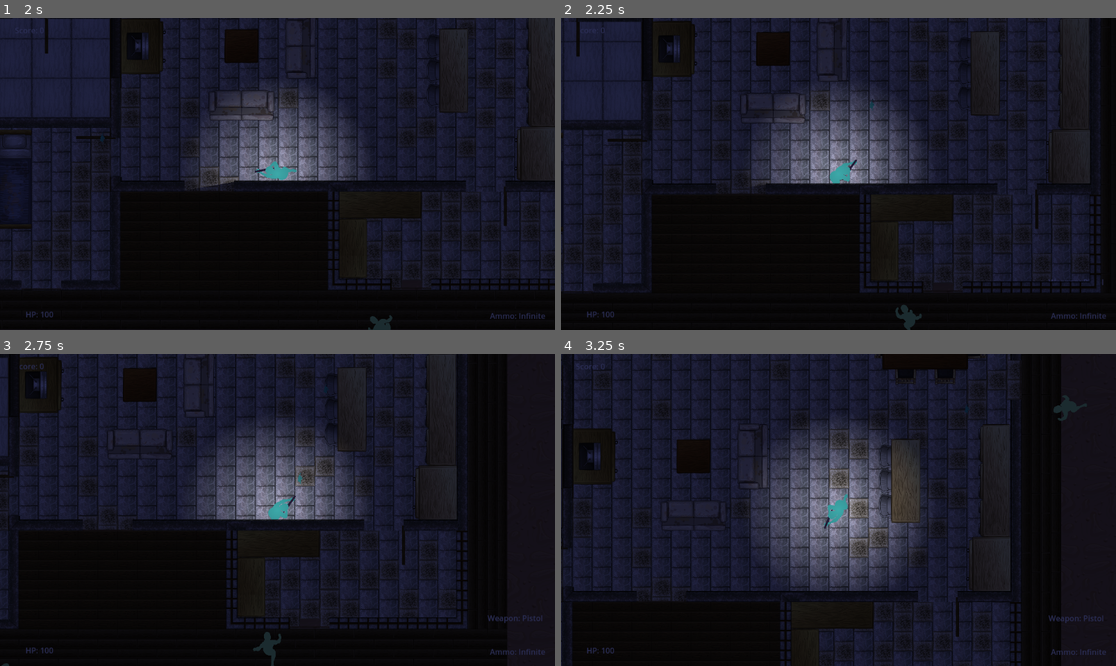
Above: before the commit, frames 1-4 (two rows, left to right).
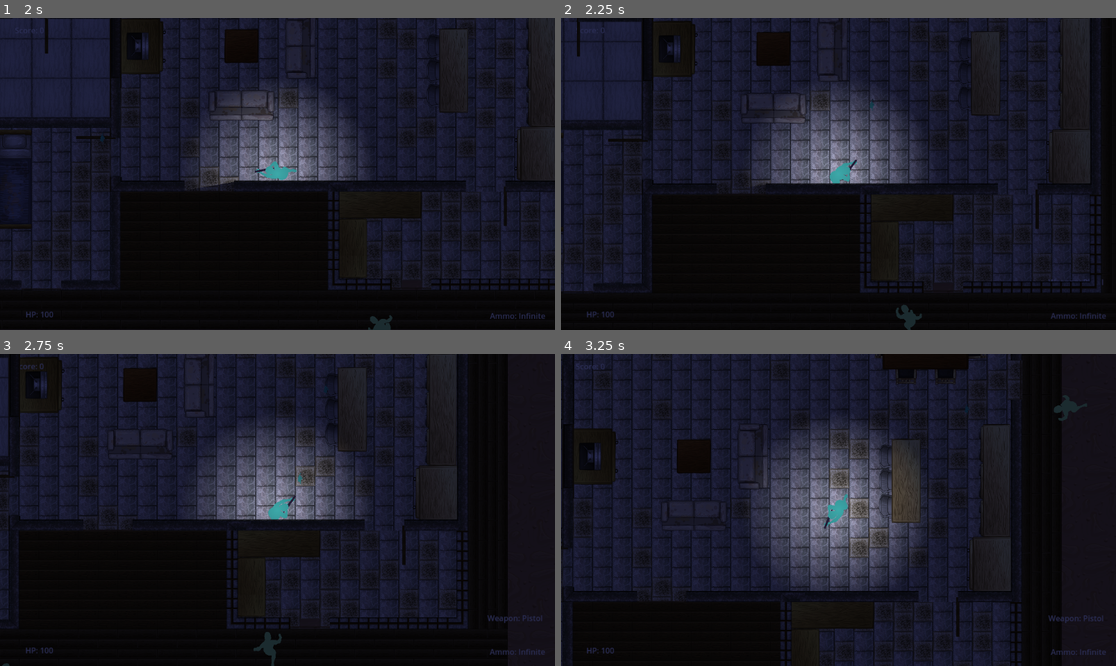
Above: after the commit, the same moments.

Repository: ajaparicio36/infection-invasion
Game: Godot game, scene res://scenes/world.tscn
The game is run twice, just before and just after one commit, with the same random seed, the same clock (stepped at 60 frames per second) and the same inputs.
Inputs (mouse positions are in pixels of both pictures, inside the frame that each line leads up to):
- Up to frame 1 (2 s): move the mouse to (399, 158) at 0.52 s; hold D (right) 0.53-1.28 s; hold E (melee) 0.53-1.28 s; tap Shift (run) at 0.8, 1.35 s; tap Enter at 1.25 s; move the mouse to (166, 189) at 1.27 s; hold S (down) from 1.28 s (still down); click (166, 189) at 1.55 s
- Up to frame 2 (2.25 s): move the mouse to (894, 105) at 2.02 s; release S (down) at 2.03 s; press the mouse at (894, 105) at 2.03 s; hold D (right) from 2.03 s (still down)
- Up to frame 3 (2.75 s): keep holding D (right); tap E (melee) at 2.3 s
- Up to frame 4 (3.25 s): move the mouse to (810, 572) at 2.77 s; release D (right) at 2.78 s; release the mouse at (810, 572) at 2.78 s; hold W (up) from 2.78 s (still down); tap E (melee) at 2.85 s; tap Shift (run) at 3.05 s

Frame 1 is identical in both runs. In frame 2, 0.4% of the frame differs, in the area x 0-97%, y 0-98%; in frame 3, 0.4%; in frame 4, 0.7%, in the area x 1-91%, y 0-100%.

Commit message:
add zombie deal damage to player

Diff:
--- a/scenes/barrier.tscn
+++ b/scenes/barrier.tscn
@@ -32,6 +32,7 @@
 [node name="CollisionShape2D" type="CollisionShape2D" parent="StaticBody2D" groups=["barrier_area"]]
 position = Vector2(0, 27)
 shape = SubResource("RectangleShape2D_86cmi")
+disabled = true
 
 [node name="AnimatedSprite2D" type="AnimatedSprite2D" parent="."]
 sprite_frames = SubResource("SpriteFrames_dmefs")
--- a/scenes/enemy.tscn
+++ b/scenes/enemy.tscn
@@ -1,7 +1,76 @@
-[gd_scene load_steps=18 format=3 uid="uid://cden2kt0quly0"]
+[gd_scene load_steps=37 format=3 uid="uid://cden2kt0quly0"]
 
 [ext_resource type="Texture2D" uid="uid://bfhdni5qmgn8i" path="res://assets/zombie-walking.png" id="1_5mjgh"]
 [ext_resource type="Script" path="res://scripts/enemy.gd" id="1_pwa68"]
+[ext_resource type="Texture2D" uid="uid://beb5ctag88oxs" path="res://assets/zombie-attacking.png" id="2_tu81e"]
+
+[sub_resource type="AtlasTexture" id="AtlasTexture_k0lxw"]
+atlas = ExtResource("2_tu81e")
+region = Rect2(0, 0, 313, 374)
+
+[sub_resource type="AtlasTexture" id="AtlasTexture_gtqb0"]
+atlas = ExtResource("2_tu81e")
+region = Rect2(313, 0, 313, 374)
+
+[sub_resource type="AtlasTexture" id="AtlasTexture_ig5w8"]
+atlas = ExtResource("2_tu81e")
+region = Rect2(626, 0, 313, 374)
+
+[sub_resource type="AtlasTexture" id="AtlasTexture_aerh6"]
+atlas = ExtResource("2_tu81e")
+region = Rect2(939, 0, 313, 374)
+
+[sub_resource type="AtlasTexture" id="AtlasTexture_6q60h"]
+atlas = ExtResource("2_tu81e")
+region = Rect2(1252, 0, 313, 374)
+
+[sub_resource type="AtlasTexture" id="AtlasTexture_fp5ld"]
+atlas = ExtResource("2_tu81e")
+region = Rect2(1565, 0, 313, 374)
+
+[sub_resource type="AtlasTexture" id="AtlasTexture_dcqoc"]
+atlas = ExtResource("2_tu81e")
+region = Rect2(1878, 0, 313, 374)
+
+[sub_resource type="AtlasTexture" id="AtlasTexture_my2fu"]
+atlas = ExtResource("2_tu81e")
+region = Rect2(2191, 0, 313, 374)
+
+[sub_resource type="AtlasTexture" id="AtlasTexture_4yhl2"]
+atlas = ExtResource("2_tu81e")
+region = Rect2(2504, 0, 313, 374)
+
+[sub_resource type="AtlasTexture" id="AtlasTexture_t2cm7"]
+atlas = ExtResource("2_tu81e")
+region = Rect2(2817, 0, 313, 374)
+
+[sub_resource type="AtlasTexture" id="AtlasTexture_5hdo0"]
+atlas = ExtResource("2_tu81e")
+region = Rect2(3130, 0, 313, 374)
+
+[sub_resource type="AtlasTexture" id="AtlasTexture_ea3ew"]
+atlas = ExtResource("2_tu81e")
+region = Rect2(3443, 0, 313, 374)
+
+[sub_resource type="AtlasTexture" id="AtlasTexture_wxgi4"]
+atlas = ExtResource("2_tu81e")
+region = Rect2(3756, 0, 313, 374)
+
+[sub_resource type="AtlasTexture" id="AtlasTexture_0n6l2"]
+atlas = ExtResource("2_tu81e")
+region = Rect2(4069, 0, 313, 374)
+
+[sub_resource type="AtlasTexture" id="AtlasTexture_qhw44"]
+atlas = ExtResource("2_tu81e")
+region = Rect2(4382, 0, 313, 374)
+
+[sub_resource type="AtlasTexture" id="AtlasTexture_i6cfc"]
+atlas = ExtResource("2_tu81e")
+region = Rect2(4695, 0, 313, 374)
+
+[sub_resource type="AtlasTexture" id="AtlasTexture_47x3v"]
+atlas = ExtResource("2_tu81e")
+region = Rect2(5008, 0, 313, 374)
 
 [sub_resource type="AtlasTexture" id="AtlasTexture_frkq0"]
 atlas = ExtResource("1_5mjgh")
@@ -53,6 +122,62 @@
 
 [sub_resource type="SpriteFrames" id="SpriteFrames_5yyk1"]
 animations = [{
+"frames": [{
+"duration": 1.0,
+"texture": SubResource("AtlasTexture_k0lxw")
+}, {
+"duration": 1.0,
+"texture": SubResource("AtlasTexture_gtqb0")
+}, {
+"duration": 1.0,
+"texture": SubResource("AtlasTexture_ig5w8")
+}, {
+"duration": 1.0,
+"texture": SubResource("AtlasTexture_aerh6")
+}, {
+"duration": 1.0,
+"texture": SubResource("AtlasTexture_6q60h")
+}, {
+"duration": 1.0,
+"texture": SubResource("AtlasTexture_fp5ld")
+}, {
+"duration": 1.0,
+"texture": SubResource("AtlasTexture_dcqoc")
+}, {
+"duration": 1.0,
+"texture": SubResource("AtlasTexture_my2fu")
+}, {
+"duration": 1.0,
+"texture": SubResource("AtlasTexture_4yhl2")
+}, {
+"duration": 1.0,
+"texture": SubResource("AtlasTexture_t2cm7")
+}, {
+"duration": 1.0,
+"texture": SubResource("AtlasTexture_5hdo0")
+}, {
+"duration": 1.0,
+"texture": SubResource("AtlasTexture_ea3ew")
+}, {
+"duration": 1.0,
+"texture": SubResource("AtlasTexture_wxgi4")
+}, {
+"duration": 1.0,
+"texture": SubResource("AtlasTexture_0n6l2")
+}, {
+"duration": 1.0,
+"texture": SubResource("AtlasTexture_qhw44")
+}, {
+"duration": 1.0,
+"texture": SubResource("AtlasTexture_i6cfc")
+}, {
+"duration": 1.0,
+"texture": SubResource("AtlasTexture_47x3v")
+}],
+"loop": true,
+"name": &"attack",
+"speed": 5.0
+}, {
 "frames": [{
 "duration": 1.0,
 "texture": SubResource("AtlasTexture_frkq0")
@@ -107,6 +232,9 @@
 [sub_resource type="CircleShape2D" id="CircleShape2D_0cfjm"]
 radius = 130.553
 
+[sub_resource type="CircleShape2D" id="CircleShape2D_wbvhb"]
+radius = 162.499
+
 [node name="Enemy" type="CharacterBody2D"]
 position = Vector2(1, 3)
 scale = Vector2(0.240001, 0.240001)
@@ -116,7 +244,7 @@
 position = Vector2(-33.3332, -16.6666)
 rotation = 1.56881
 sprite_frames = SubResource("SpriteFrames_5yyk1")
-animation = &"walking"
+animation = &"attack"
 
 [node name="Area2D" type="Area2D" parent="." groups=["enemy"]]
 
@@ -127,3 +255,11 @@
 [node name="CollisionShape2D" type="CollisionShape2D" parent="."]
 position = Vector2(-3, -13)
 shape = SubResource("CircleShape2D_0cfjm")
+
+[node name="ZombieDamageArea" type="Area2D" parent="."]
+
+[node name="CollisionShape2D" type="CollisionShape2D" parent="ZombieDamageArea"]
+position = Vector2(-4.16665, -12.4999)
+shape = SubResource("CircleShape2D_wbvhb")
+
+[connection signal="area_entered" from="ZombieDamageArea" to="." method="_on_zombie_damage_area_area_entered"]
--- a/scripts/enemy.gd
+++ b/scripts/enemy.gd
@@ -1,10 +1,14 @@
 extends CharacterBody2D
+
+class_name zombie
 
 const SPEED = 100
 var hp = 100
 var enemy_id: int
 var can_attack = true
 var attack_timer = Timer.new()
+var damage_to_deal = 20
+var is_dealing_damage: bool
 @onready var animated_sprite = $AnimatedSprite2D
 
 signal get_damage(enemy_id: int, current_hp: int)
@@ -47,19 +51,33 @@
 		print("Warning: Mismatched enemy ID. Expected " + str(enemy_id) + ", got " + str(hit_enemy_id))
 
 func _process(delta):
-	if hp > 0:
+	Globals.zombieDamageAmount = damage_to_deal
+	Globals.zombieDamageZone = $ZombieDamageArea
+
+	if hp > 0 and Globals.playerAlive:
 		look_at(Globals.player_pos)
 
 func _physics_process(_delta: float) -> void:
-	if hp > 0:
-		rotate(PI/2)
-		var player_pos = Globals.player_pos
-		var direction = (player_pos - global_position).normalized()
-		velocity = direction * SPEED
+	if Globals.playerAlive:
+		if hp > 0:
+			rotate(PI/2)
+			var player_pos = Globals.player_pos
+			var direction = (player_pos - global_position).normalized()
+			velocity = direction * SPEED
 
-		if velocity != Vector2.ZERO:
-			animated_sprite.play("walking")
-		else:
-			animated_sprite.play("idle")
+			if velocity != Vector2.ZERO:
+				animated_sprite.play("walking")
+			elif is_dealing_damage:
+				velocity = Vector2.ZERO
+				animated_sprite.play("attack")
+		move_and_slide()
+	else:
+		await get_tree().create_timer(2.0).timeout
+		animated_sprite.play("idle")
 
-		move_and_slide()
+
+
+func _on_zombie_damage_area_area_entered(area):
+	if area == Globals.playerHitbox:
+		is_dealing_damage = true
+		await get_tree().create_timer(1.0).timeout
--- a/scripts/globals.gd
+++ b/scripts/globals.gd
@@ -1,6 +1,11 @@
 extends Node
 
+var playerAlive: bool
 var player_pos: Vector2
+var playerHitbox: Area2D
 
 var current_wave: int
 var moving_to_next_wave: bool
+
+var zombieDamageZone: Area2D
+var zombieDamageAmount: int
--- a/scripts/hud.gd
+++ b/scripts/hud.gd
@@ -40,5 +40,5 @@
 	update_hud(hp, weapon, ammo, score)
 
 func _process(delta):
-	if camera:
+	if camera and Globals.playerAlive:
 		global_position = camera.get_screen_center_position() - get_viewport_rect().size / 2
--- a/scripts/player.gd
+++ b/scripts/player.gd
@@ -1,33 +1,79 @@
 extends CharacterBody2D
 
 var SPEED = 300.0
+var hp = 100
+var max_hp = 100
+var min_hp = 0
+var can_take_damage: bool
+var dead: bool
 
 @onready var animated_sprite = $AnimatedSprite2D
 
+func _ready():
+	dead = false
+	can_take_damage = true
+	Globals.playerAlive = true
+
 func _physics_process(_delta):
-	velocity = Vector2.ZERO
-	if Input.is_action_pressed("up"):
-		velocity.y -= SPEED
-	if Input.is_action_pressed("down"):
-		velocity.y += SPEED
-	if Input.is_action_pressed("left"):
-		velocity.x -= SPEED
-	if Input.is_action_pressed("right"):
-		velocity.x += SPEED
-	if Input.is_action_pressed("run"):
-		SPEED = 500
-	else:
-		SPEED = 300
-	velocity = velocity.normalized() * SPEED
+	Globals.playerHitbox = $Area2D
+	if !dead:
+		velocity = Vector2.ZERO
+		if Input.is_action_pressed("up"):
+			velocity.y -= SPEED
+		if Input.is_action_pressed("down"):
+			velocity.y += SPEED
+		if Input.is_action_pressed("left"):
+			velocity.x -= SPEED
+		if Input.is_action_pressed("right"):
+			velocity.x += SPEED
+		if Input.is_action_pressed("run"):
+			SPEED = 500
+		else:
+			SPEED = 300
+		velocity = velocity.normalized() * SPEED
 
-	if velocity != Vector2.ZERO:
-		animated_sprite.play("walking")
-	elif Input.is_action_pressed("melee"):
-		animated_sprite.play("shooting")
-	else:
-		animated_sprite.play("idle")
+		if velocity != Vector2.ZERO:
+			animated_sprite.play("walking")
+		elif Input.is_action_pressed("melee"):
+			animated_sprite.play("shooting")
+		else:
+			animated_sprite.play("idle")
 
-	look_at(get_global_mouse_position())
-	rotate(PI/2)
+		look_at(get_global_mouse_position())
+		rotate(PI/2)
+		check_hitbox()
 	move_and_slide();
 	Globals.player_pos = global_position
+
+func check_hitbox():
+	var hitbox_areas = $Area2D.get_overlapping_areas()
+	var damage: int
+	if hitbox_areas:
+		var hitbox = hitbox_areas.front()
+		if hitbox.get_parent() is zombie:
+			damage = Globals.zombieDamageAmount
+
+	if can_take_damage:
+		take_damage(damage)
+
+func take_damage(damage):
+	if damage != 0:
+		if hp > 0:
+			hp -= damage
+			print("player hp: ", hp)
+			if hp <= 0:
+				hp = 0
+				dead = true
+				Globals.playerAlive = false
+				# handle game over or death animation; sample:
+				handle_death()
+			take_damage_cooldown(1.0)
+
+func handle_death():
+	await get_tree().create_timer(2.0).timeout
+	self.queue_free()
+
+func take_damage_cooldown(wait_time):
+	can_take_damage = false
+	await get_tree().create_timer(wait_time).timeout
+	can_take_damage = true
